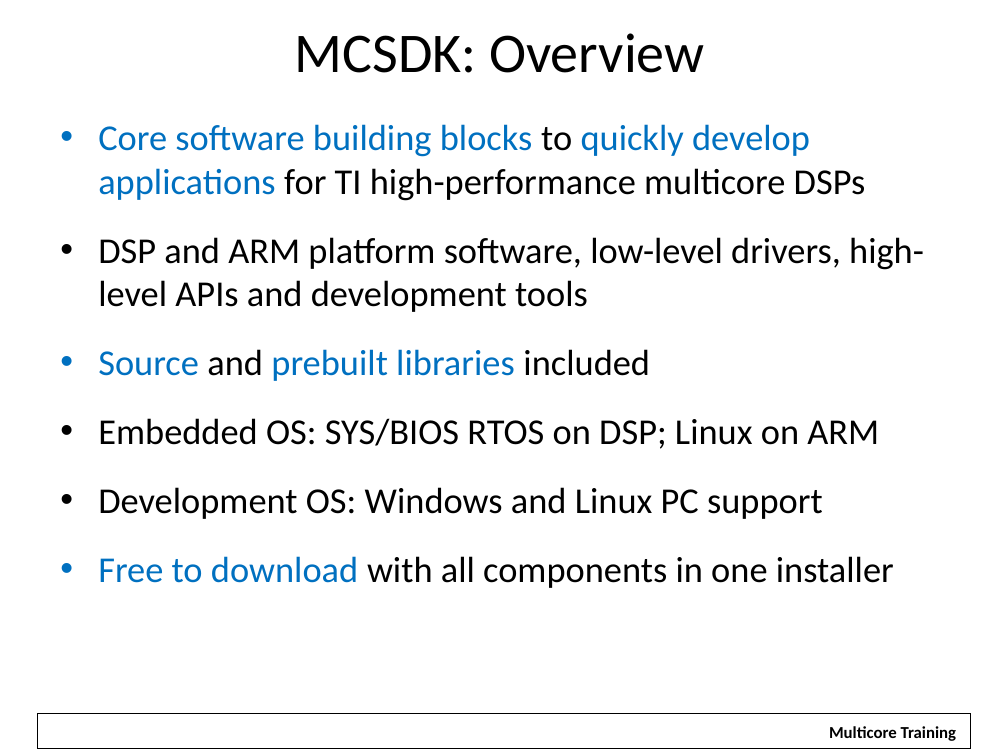
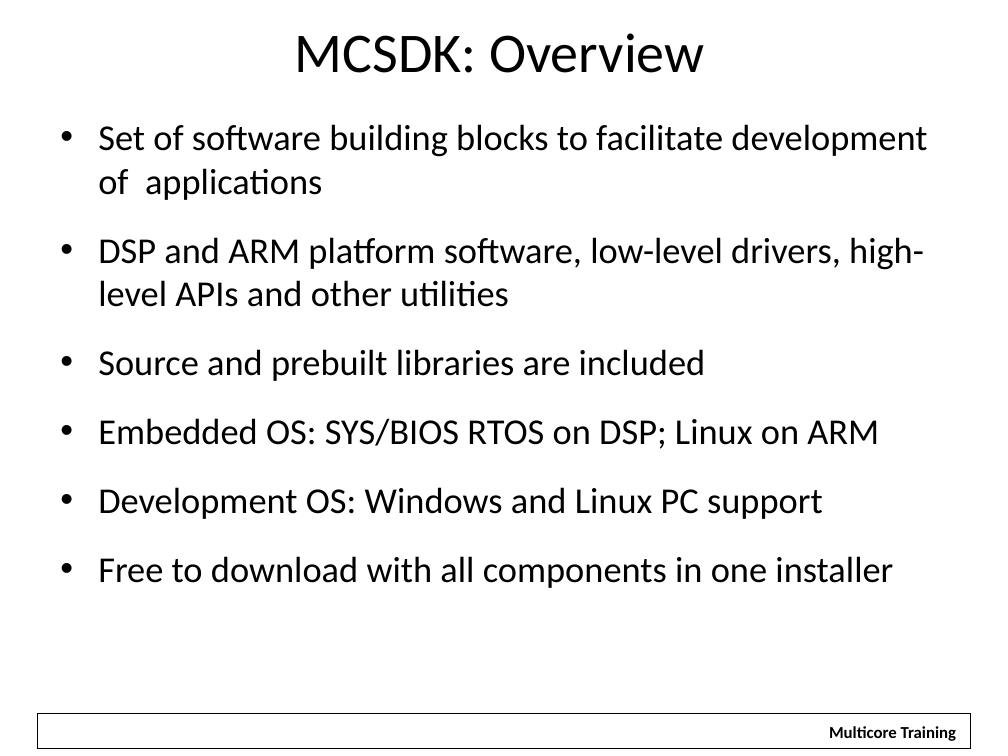
Before and after one commit to hari1989/keystone-workshop, a slide deck: slide 9 of preliminary/Working/presentations/KS1-2 SW Overview.pptx. Drawn at 1008x756 pixels with LibreOffice and Linux fonts; fonts in the diff are those of the drawing; background and template pictures are left out. Boxes give left, top, right and bottom in pixels: in the first picture for what was removed or moved away, otherwise in the second. Text is boxed around its words. In the diff, an @@ line names an element or a change of style, - is before the commit and + after.

Commit message:
More changes,  move from BIOS prospective to C66 MCSDK prospective

```diff
--- a/preliminary/Working/presentations/KS1-2 SW Overview.pptx
+++ b/preliminary/Working/presentations/KS1-2 SW Overview.pptx
@@ text at [98,124,927,381]: text changed @@
-• Core software building blocks to quickly develop applications for TI high-performance multicore DSPs
-• DSP and ARM platform software, low-level drivers, high-level APIs and development tools
-• Source and prebuilt libraries included
+• Set of software building blocks to facilitate development of applications
+• DSP and ARM platform software, low-level drivers, high-level APIs and other utilities
+• Source and prebuilt libraries are included
@@ text at [98,556,893,588]: text colour #0070C0 to #000000 in "Free to download" @@
```
Also in this commit, not shown: 20 other slides changed, 1 slide removed.
